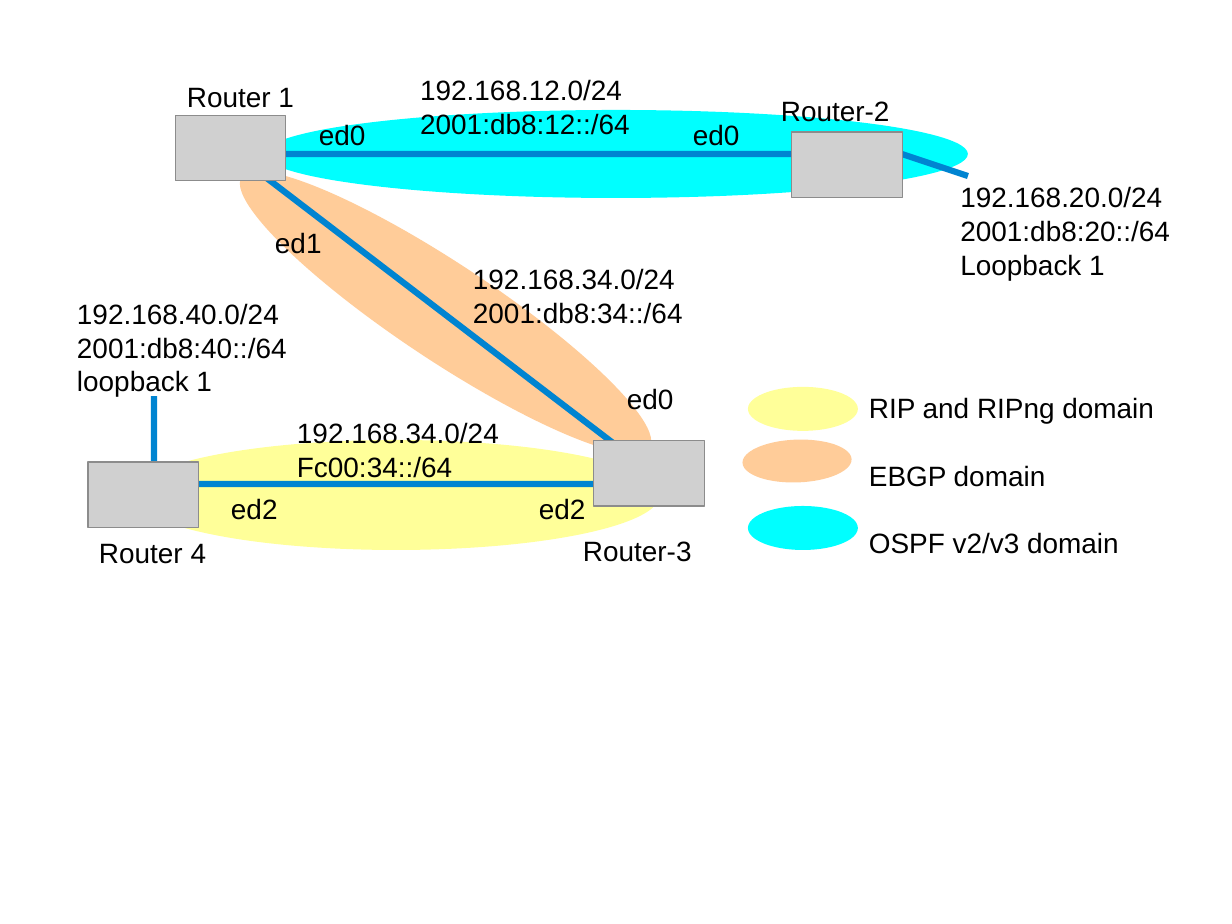
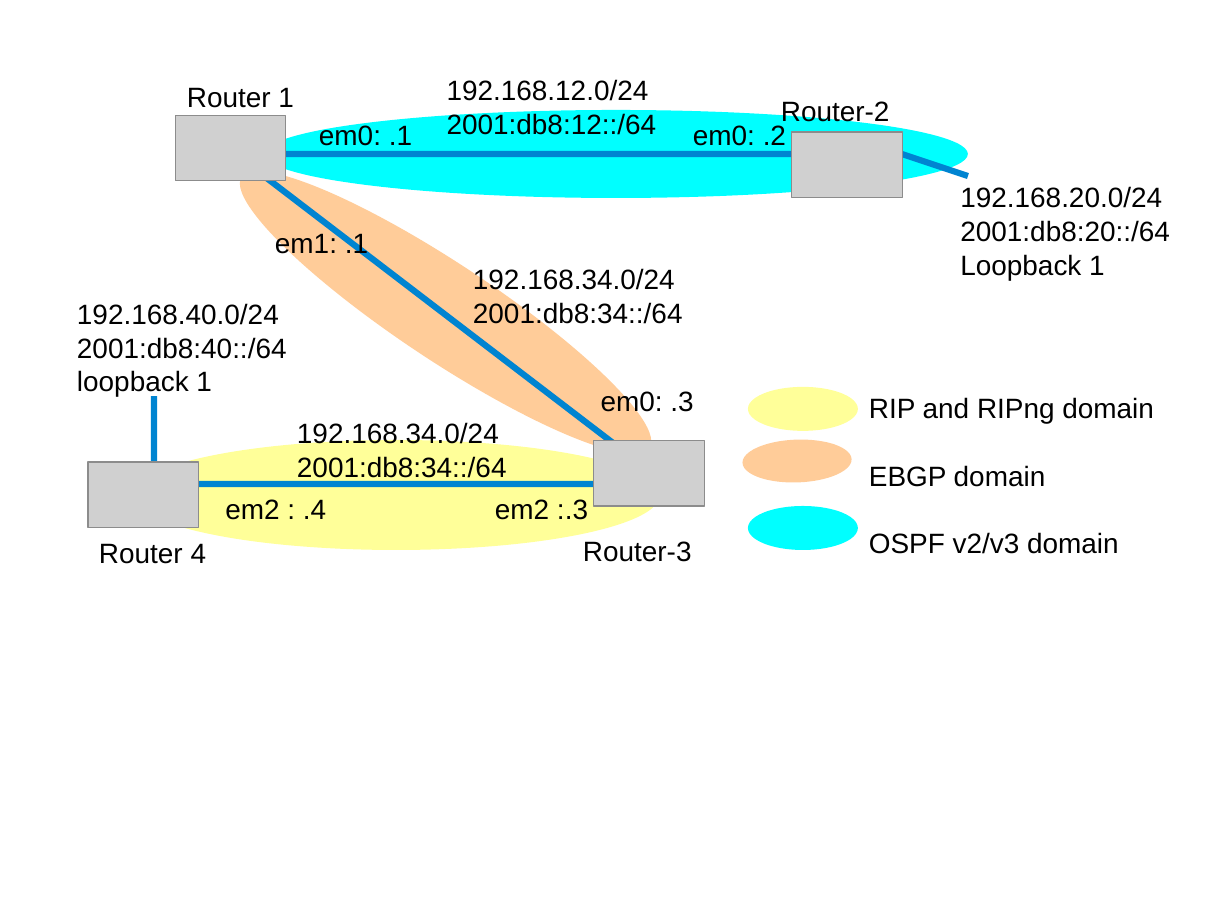
Before and after one commit to ocochard/BSDRP, a slide deck: slide 3 of trunk/docs/labs.examples.odp. Drawn at 1232x924 pixels with LibreOffice and Linux fonts; fonts in the diff are those of the drawing; grey boxes stand for pictures. Boxes give left, top, right and bottom in pixels: in the first picture for what was removed or moved away, otherwise in the second. Text is boxed around its words. In the diff, an @@ line names an element or a change of style, - is before the commit and + after.

```diff
--- a/trunk/docs/labs.examples.odp
+++ b/trunk/docs/labs.examples.odp
@@ text "192.168.12.0/24": place and size @@
-text "192.168.12.0/24" at bbox=[420, 79, 630, 135]
+text "192.168.12.0/24" at bbox=[447, 79, 657, 135]
@@ text at bbox=[319, 123, 412, 146]: text changed @@
-ed0
+em0: .1
@@ text at bbox=[693, 125, 786, 146]: text changed @@
-ed0
+em0: .2
@@ text at bbox=[275, 231, 368, 258]: text changed @@
-ed1
+em1: .1
@@ text at bbox=[601, 390, 693, 417]: text changed @@
-ed0
+em0: .3
@@ text at bbox=[297, 456, 507, 482]: text changed @@
-Fc00:34::/64
+2001:db8:34::/64
@@ text at bbox=[225, 499, 326, 520]: text changed @@
-ed2
+em2 : .4
@@ text at bbox=[495, 499, 588, 520]: text changed @@
-ed2
+em2 :.3
```
Also in this commit, not shown: 2 other slides changed, 3 other files.
